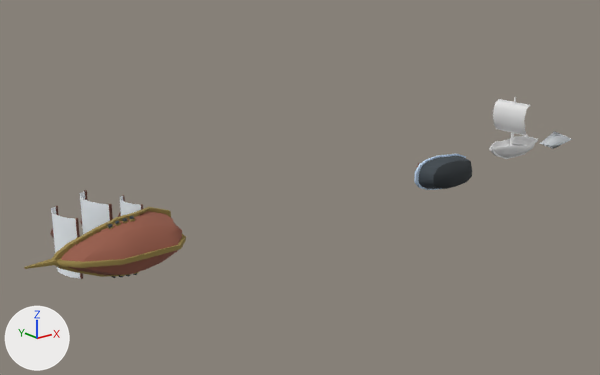
A saved change to the FBX model Assets/5. Models/Galeon001.FBX.
Camera for both pictures: a camera (50 mm lens) standing at (-10.2, -20.5, 9.0) and looking at (8.2, 2.4, -0.2). The lights are fixed; the arrows at lower left show +X, +Y and +Z. Where no turn or scale is listed for an object, it has been applied to the vertices.

The scene before the commit, as lines of its bpy script (objects in view):
```python
me_mesh = bpy.data.meshes.new('Mesh')
me_mesh.from_pydata(...)  # 12 vertices, 16 faces; spans x -1.0..1.0, y 0.0..0.81, z -0.4..0.4
me_mesh.materials.append(mat_material__25)  # picture img_colours_01_01_png
me_mesh_001 = bpy.data.meshes.new('Mesh.001')
me_mesh_001.from_pydata(...)  # 1137 vertices, 2048 faces; spans x -2.8..2.12, y -0.44..3.61, z -1.09..1.11
me_mesh_001.materials.append(mat_material__25)  # picture img_colours_01_01_png
me_mesh_002 = bpy.data.meshes.new('Mesh.002')
me_mesh_002.from_pydata(...)  # 311 vertices, 296 faces; spans x -1.53..1.26, y -0.46..1.13, z -0.24..2.33
me_mesh_003 = bpy.data.meshes.new('Mesh.003')
me_mesh_003.from_pydata(...)  # 381 vertices, 656 faces; spans x -1.42..1.19, y -0.2..1.82, z -0.92..0.45
me_mesh_003.materials.append(mat_material__25)  # picture img_colours_01_01_png
ob_galeon001 = bpy.data.objects.new('Galeon001', me_mesh_001)
ob_galeon001.location = (0.0, 0.0, 0.0)
ob_mediumboat001 = bpy.data.objects.new('mediumboat001', me_mesh_003)
ob_mediumboat001.location = (14.0, 0.0, 0.0)
ob_paperboat001 = bpy.data.objects.new('Paperboat001', me_mesh)
ob_paperboat001.location = (20.97, 0.0, 0.0)
ob_sailboat = bpy.data.objects.new('Sailboat', me_mesh_002)
ob_sailboat.location = (17.94, 0.0, 0.0)
```
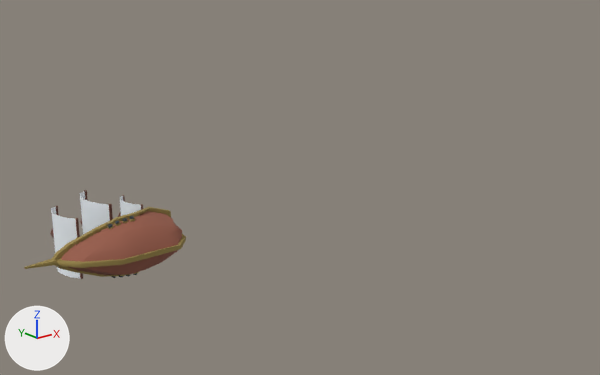
Pixel boxes (x1, y1, x2, y2) of what changed, in the pictures (600 x 375 px):
'Sailboat', deleted
    before: (489, 97, 538, 159)
'mediumboat001', deleted
    before: (414, 154, 472, 190)
'Paperboat001', deleted
    before: (540, 131, 572, 149)

Diff of the bpy script that builds the scene:
```diff
--- a/Assets/5. Models/Galeon001.FBX.py
+++ b/Assets/5. Models/Galeon001.FBX.py
@@ ob_paperboat001 @@
-ob_paperboat001 = bpy.data.objects.new('Paperboat001', me_mesh)
-ob_paperboat001.location = (20.97, 0.0, 0.0)
@@ ob_mediumboat001 @@
-ob_mediumboat001 = bpy.data.objects.new('mediumboat001', me_mesh_003)
-ob_mediumboat001.location = (14.0, 0.0, 0.0)
@@ ob_sailboat @@
-ob_sailboat = bpy.data.objects.new('Sailboat', me_mesh_002)
-ob_sailboat.location = (17.94, 0.0, 0.0)
```
